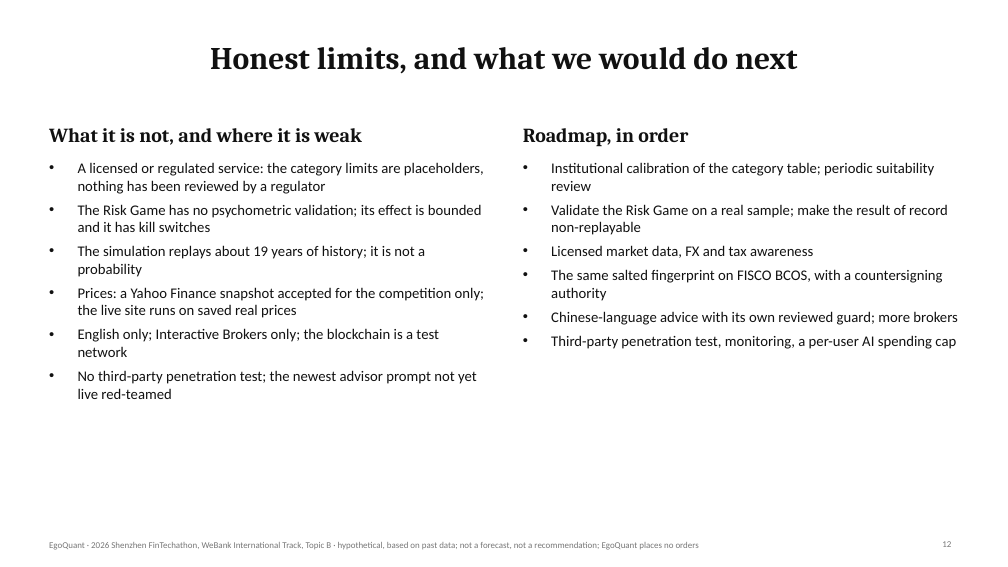
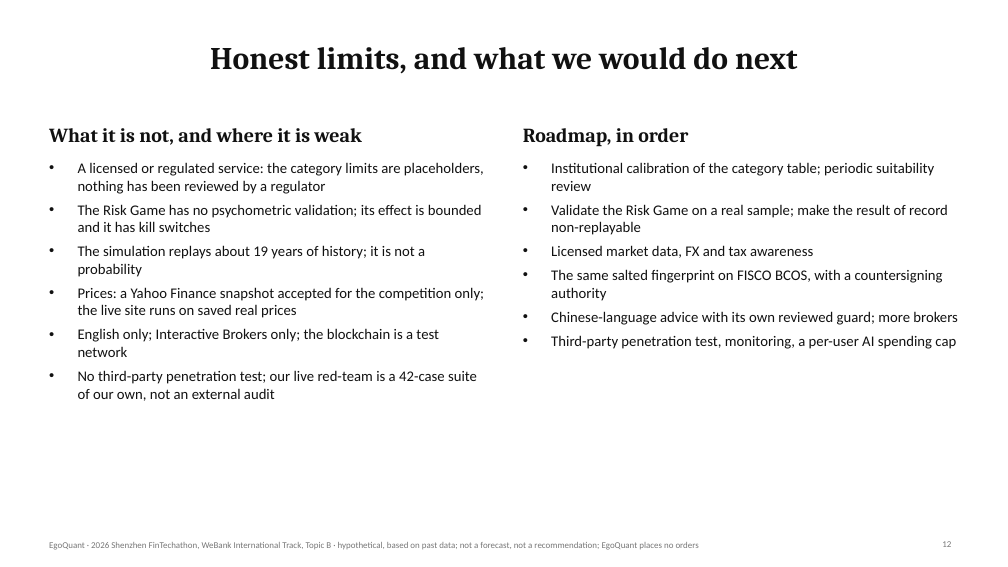
Before and after one commit to EgoQuantAI/egoquant-backend, a slide deck: slide 12 of submission/2_Presentation/EGOQUANT_PRESENTATION.pptx. Drawn at 1008x567 pixels with LibreOffice and Linux fonts; fonts in the diff are those of the drawing. Boxes give left, top, right and bottom in pixels: in the first picture for what was removed or moved away, otherwise in the second. Text is boxed around its words. In the diff, an @@ line names an element or a change of style, - is before the commit and + after.

Commit message:
submission: deck slide 12 wording (the live red-team is our own 42-case suite); 20 October 2026 19:02

```diff
--- a/submission/2_Presentation/EGOQUANT_PRESENTATION.pptx
+++ b/submission/2_Presentation/EGOQUANT_PRESENTATION.pptx
@@ text at (78,370,477,401): text changed @@
-• No third-party penetration test; the newest advisor prompt not yet live red-teamed
+• No third-party penetration test; our live red-team is a 42-case suite of our own, not an external audit
```
Also in this commit, not shown: 2 other files.
